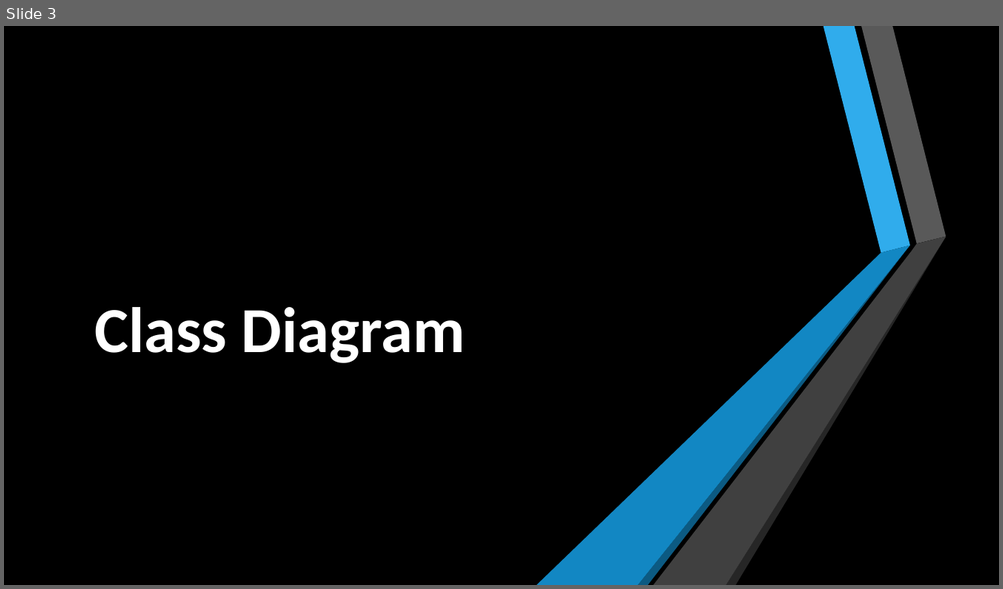
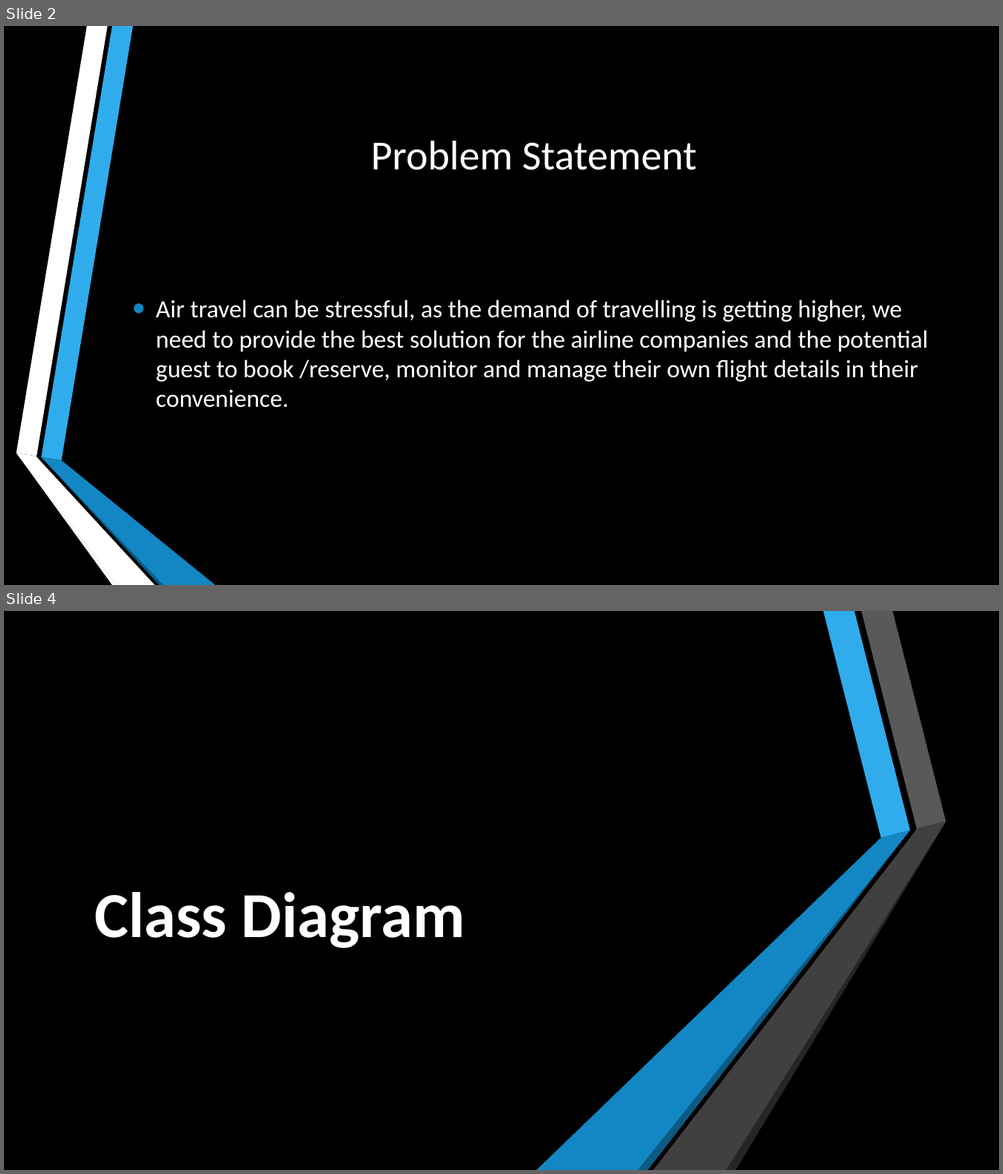
Before and after one commit to LACHHABAYOUB/MPPPROJECTAIRLINE, a slide deck: src/Additional/Presentation/PresentationAirlineReservationSystem.pptx. Shown one above the other, each under a label of ours: slide 3 before the commit, slides 2 and 4 after it; the slides between them are not shown. The pictures are 1003x589 and 1003x1174 pixels, drawn with LibreOffice and Linux fonts; fonts in the diff are those of the drawing. Boxes give left, top, right and bottom in pixels: in the first picture for what was removed or moved away, otherwise in the second. Text is boxed around its words. In the diff, an @@ line names an element or a change of style, - is before the commit and + after.

```diff
--- a/src/Additional/Presentation/PresentationAirlineReservationSystem.pptx
+++ b/src/Additional/Presentation/PresentationAirlineReservationSystem.pptx
@@ slide 2 added at (4, 26, 999, 585), background #000000; not listed: 6 template elements that a slide beside it also shows @@
@@ title added at (371, 141, 697, 170), 40 pt, text #FFFFFF @@
+Problem Statement
@@ text added at (156, 300, 928, 408), 24 pt, text #FFFFFF @@
+• Air travel can be stressful, as the demand of travelling is getting higher, we need to provide the best solution for the airline companies and the potential guest to book /reserve, monitor and manage their own flight details in their convenience.
@@ what was slide 3 is now slide 4 @@
```
Also in this commit, not shown: 2 slides changed.
